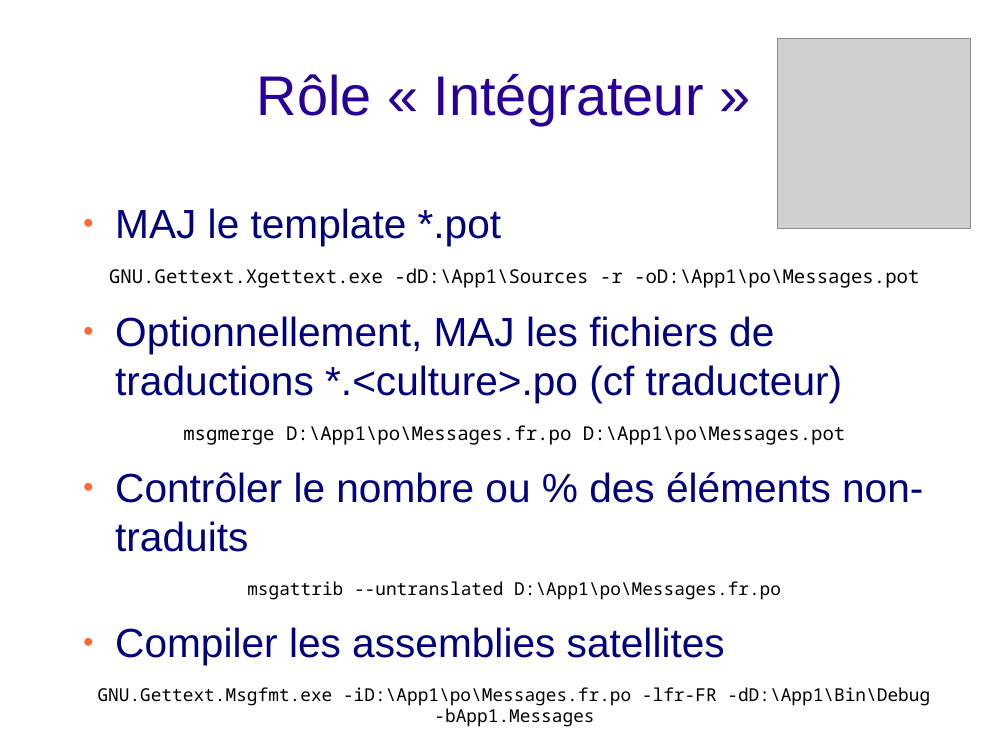
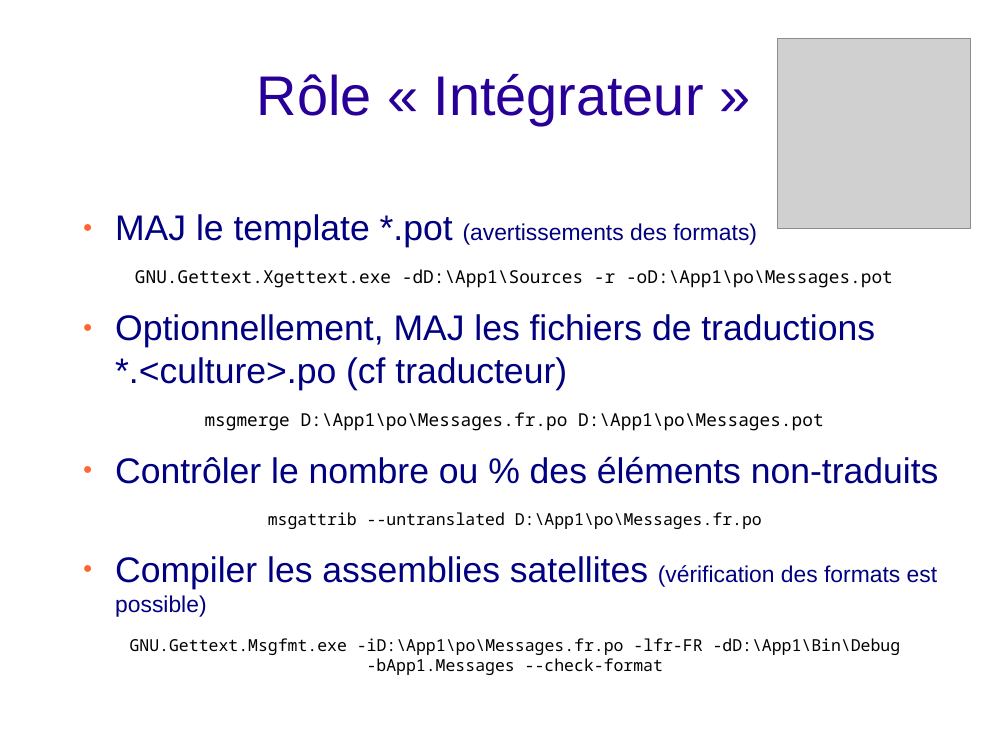
Before and after one commit to arbinada-com/gettext-dotnet, a slide deck: slide 14 of Docs/Solution_overview_fr.odp. Drawn at 1008x756 pixels with LibreOffice and Linux fonts; fonts in the diff are those of the drawing; grey boxes stand for pictures; background and template pictures are left out. Boxes give left, top, right and bottom in pixels: in the first picture for what was removed or moved away, otherwise in the second. Text is boxed around its words. In the diff, an @@ line names an element or a change of style, - is before the commit and + after.

Commit message:
Updated presentation

```diff
--- a/Docs/Solution_overview_fr.odp
+++ b/Docs/Solution_overview_fr.odp
@@ text "MAJ le template *.pot (avertissements ...": place and size @@
-text "MAJ le template *.pot (avertissements ..." at (98, 208, 930, 727)
+text "MAJ le template *.pot (avertissements ..." at (115, 214, 939, 675)
@@ text at (115, 214, 757, 248): text changed; size 32 to 18 pt @@
-● MAJ le template *.pot
+● MAJ le template *.pot (avertissements des formats)
@@ text at (115, 269, 939, 529): size 15 to 14 pt in "GNU.Gettext.Xgettext.exe -dD:\App1\Sources -r -oD:\App1\po\M ...", "msgmerge D:\App1\po\Messages.fr.po D:\App1\po\Messages.pot"; size 32 to 28 pt in "Optionnellement, MAJ les fichiers de traductions *.<culture> ...", "Contrôler le nombre ou % des éléments ..."; size 14 to 13 pt in "msgattrib --untranslated D:\App1\po\Messages.fr.po" @@
@@ text at (115, 556, 937, 675): text changed; size 14 to 13 pt @@
-● Compiler les assemblies satellites
-GNU.Gettext.Msgfmt.exe -iD:\App1\po\Messages.fr.po -lfr-FR -dD:\App1\Bin\Debug -bApp1.Messages
+● Compiler les assemblies satellites (vérification des formats est possible)
+GNU.Gettext.Msgfmt.exe -iD:\App1\po\Messages.fr.po -lfr-FR -dD:\App1\Bin\Debug -bApp1.Messages --check-format
```
Also in this commit, not shown: 1 other slide changed, 1 other file.
